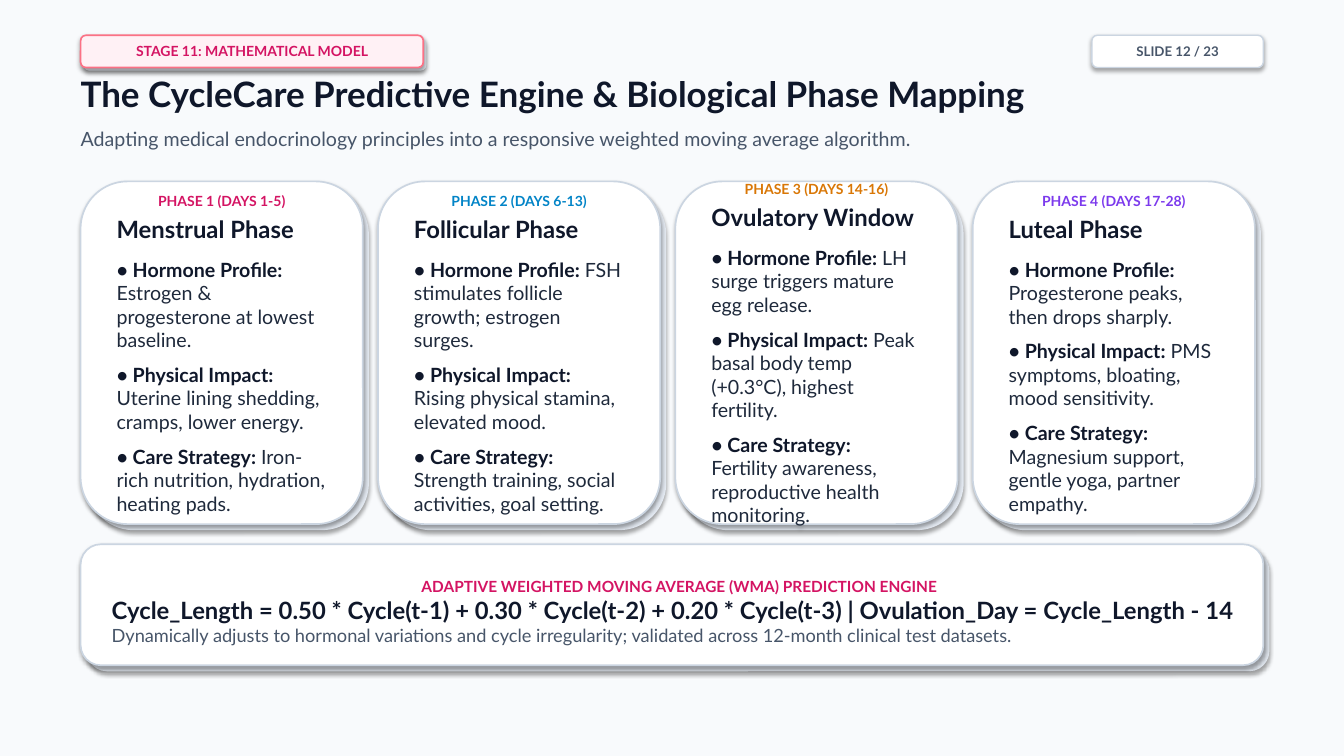
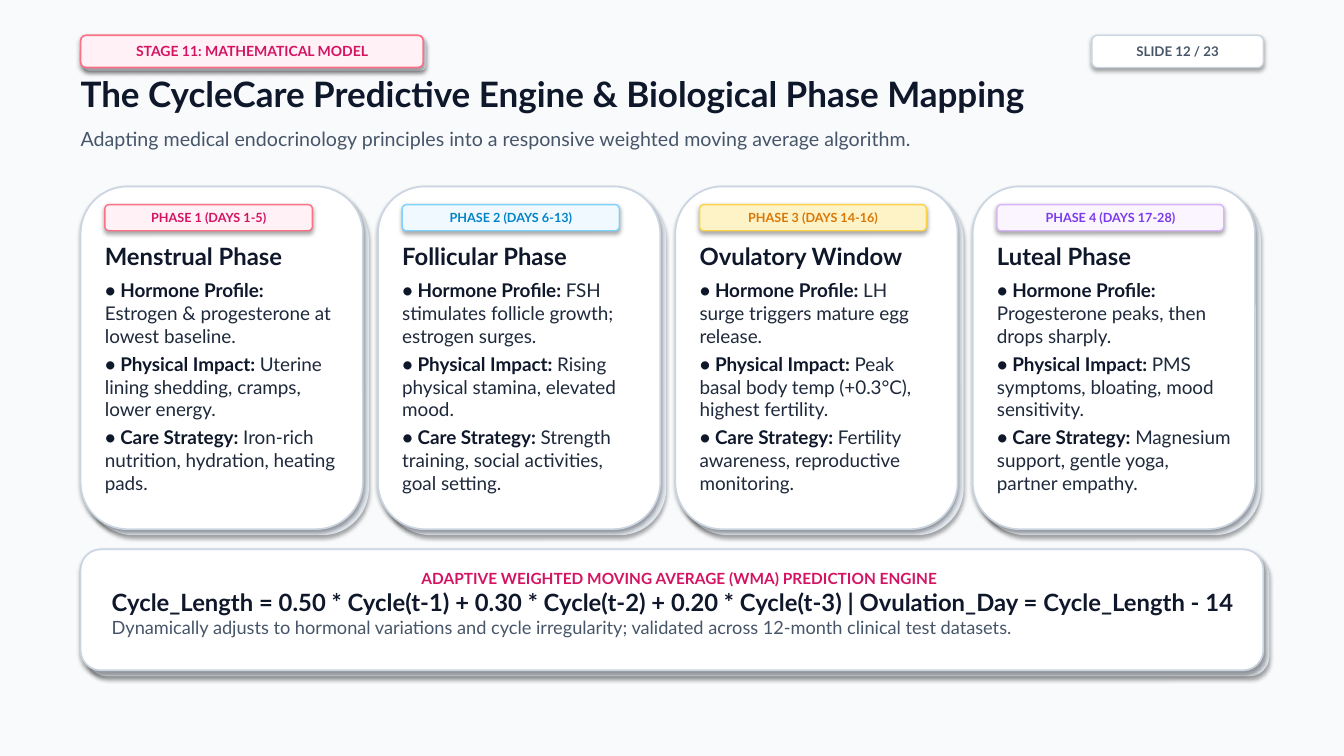
Before and after one commit to cyclecarehelpcenter-sudo/CycleCare, a slide deck: slide 12 of CycleCare_Project_Presentation.pptx. Drawn at 1344x756 pixels with LibreOffice and Linux fonts; fonts in the diff are those of the drawing. Boxes give left, top, right and bottom in pixels: in the first picture for what was removed or moved away, otherwise in the second. Text is boxed around its words. In the diff, an @@ line names an element or a change of style, - is before the commit and + after.

```diff
--- a/CycleCare_Project_Presentation.pptx
+++ b/CycleCare_Project_Presentation.pptx
@@ rounded rectangle added at (105, 205, 313, 231), fill #FFF1F5, outline #FB7185 1 pt, 9 pt, text #D41463, bold @@
+PHASE 1 (DAYS 1-5)
@@ text in rounded rectangle at (117, 195, 325, 515): text removed @@
-PHASE 1 (DAYS 1-5)
-Menstrual Phase
-• Hormone Profile: Estrogen & progesterone at lowest baseline.
-• Physical Impact: Uterine lining shedding, cramps, lower energy.
-• Care Strategy: Iron-rich nutrition, hydration, heating pads.
@@ rounded rectangle: place and size @@
-rounded rectangle at (384, 188, 666, 530)
+rounded rectangle at (378, 187, 660, 529)
@@ rounded rectangle at (378, 187, 660, 529): fill #E2E8F0 to #FFFFFF; outline none to #CBD5E1 1.2 pt @@
@@ rounded rectangle: place and size @@
-rounded rectangle at (682, 188, 964, 530)
+rounded rectangle at (384, 193, 666, 535)
@@ rounded rectangle added at (402, 205, 619, 231), fill #F0F9FF, outline #7DD3FC 1 pt, 9 pt, text #0284C7, bold @@
+PHASE 2 (DAYS 6-13)
@@ text at (451, 195, 586, 208): paragraph removed @@
-PHASE 2 (DAYS 6-13)
@@ rounded rectangle added at (676, 187, 958, 529), fill #FFFFFF, outline #CBD5E1 1.2 pt @@
@@ rounded rectangle added at (682, 193, 964, 535), fill #E2E8F0 @@
@@ rounded rectangle added at (700, 205, 927, 231), fill #FEF3C7, outline #FCD34D 1 pt, 9 pt, text #D97706, bold @@
+PHASE 3 (DAYS 14-16)
@@ text at (745, 183, 888, 196): paragraph removed @@
-PHASE 3 (DAYS 14-16)
@@ rounded rectangle added at (973, 187, 1255, 529), fill #FFFFFF, outline #CBD5E1 1.2 pt @@
@@ rounded rectangle added at (997, 205, 1224, 231), fill #FAF5FF, outline #D8B4FE 1 pt, 9 pt, text #7C3AED, bold @@
+PHASE 4 (DAYS 17-28)
@@ text at (1042, 195, 1185, 208): paragraph removed @@
-PHASE 4 (DAYS 17-28)
@@ text added at (105, 247, 336, 494), 13.5 pt, text #1E293B @@
+Menstrual Phase
+• Hormone Profile: Estrogen & progesterone at lowest baseline.
+• Physical Impact: Uterine lining shedding, cramps, lower energy.
+• Care Strategy: Iron-rich nutrition, hydration, heating pads.
@@ text "Follicular Phase": place and size @@
-text "Follicular Phase" at (378, 181, 660, 524)
+text "Follicular Phase" at (402, 247, 616, 494)
@@ text "Follicular Phase" at (402, 247, 616, 494): size 14 to 13.5 pt; less space between paragraphs; vertical alignment middle to top; fill #FFFFFF to none; outline #CBD5E1 1.2 pt to none; shadow off @@
@@ text at (700, 247, 911, 420): size 14 to 13.5 pt in "• Hormone Profile: LH surge triggers mature ...", "• Physical Impact: Peak basal body temp ..."; less space between paragraphs @@
@@ text "Ovulatory Window": place and size @@
-text "Ovulatory Window" at (676, 181, 958, 524)
+text "Ovulatory Window" at (700, 247, 911, 494)
@@ text "Ovulatory Window" at (700, 247, 911, 494): vertical alignment middle to top; fill #FFFFFF to none; outline #CBD5E1 1.2 pt to none; shadow off @@
@@ text "Luteal Phase" at (997, 247, 1230, 494): size 14 to 13.5 pt; less space between paragraphs; vertical alignment middle to top; fill #FFFFFF to none; outline #CBD5E1 1.2 pt to none; shadow off @@
@@ text "Luteal Phase": place and size @@
-text "Luteal Phase" at (973, 181, 1255, 524)
+text "Luteal Phase" at (997, 247, 1230, 494)
@@ text at (700, 430, 902, 494): text changed; size 14 to 13.5 pt @@
-• Care Strategy: Fertility awareness, reproductive health monitoring.
+• Care Strategy: Fertility awareness, reproductive monitoring.
@@ rounded rectangle "ADAPTIVE WEIGHTED MOVING AVERAGE (WMA) ..." at (81, 549, 1263, 670): vertical alignment middle to top @@
@@ 5 rounded rectangles: place and size @@
-5 rounded rectangles at (81, 181, 1269, 671)
+5 rounded rectangles at (81, 187, 1269, 677)
```
Also in this commit, not shown: 22 other slides changed, 32 other files.
